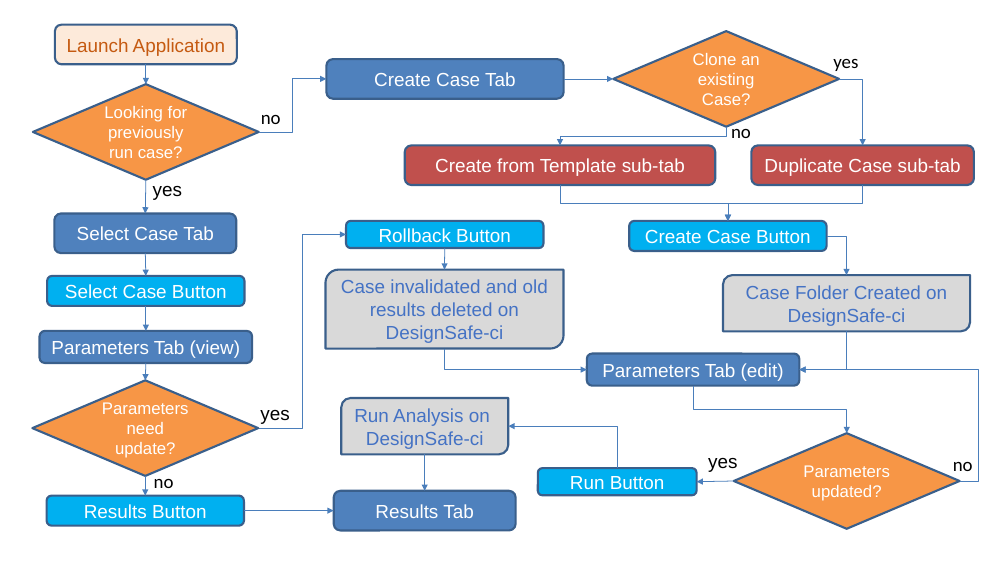
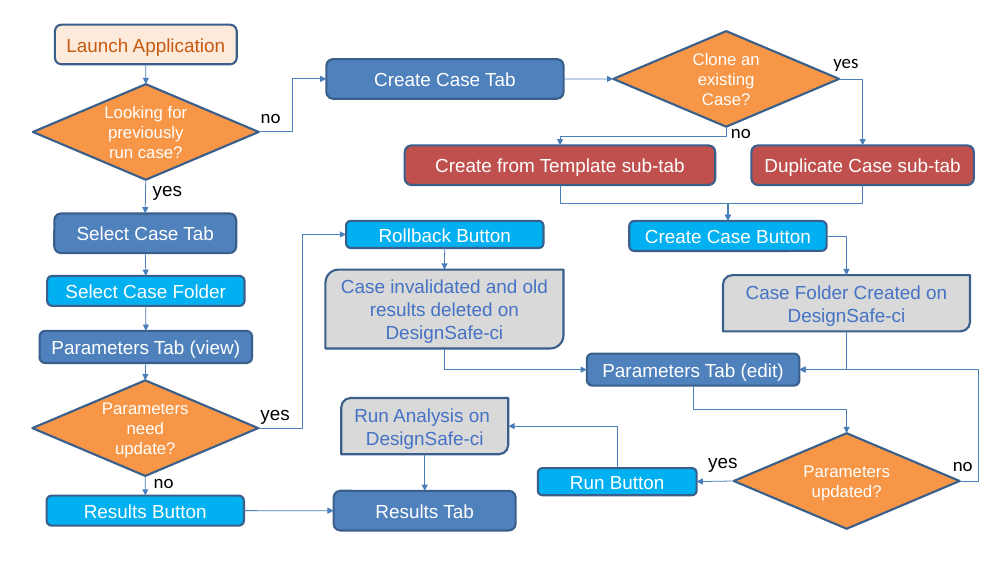
Before and after one commit to NHERI-SimCenter/CWE-Simulation-Tool, a slide deck: slide 5 of images/Overview/CWE Workflow diagrams.pptx. Drawn at 1008x567 pixels with LibreOffice and Linux fonts; fonts in the diff are those of the drawing. Boxes give left, top, right and bottom in pixels: in the first picture for what was removed or moved away, otherwise in the second. Text is boxed around its words. In the diff, an @@ line names an element or a change of style, - is before the commit and + after.

```diff
--- a/images/Overview/CWE Workflow diagrams.pptx
+++ b/images/Overview/CWE Workflow diagrams.pptx
@@ freeform shape added at [146,64,146,84], outline #4A7EBB 0.75 pt @@
@@ freeform shape added at [564,79,614,79], outline #4A7EBB 0.75 pt @@
@@ freeform shape added at [145,180,146,214], outline #4A7EBB 0.75 pt @@
@@ text in rounded rectangle at [65,284,227,299]: text changed @@
-Select Case Button
+Select Case Folder
@@ freeform shape added at [146,306,146,331], outline #4A7EBB 0.75 pt @@
@@ freeform shape added at [145,476,145,496], outline #4A7EBB 0.75 pt @@
@@ group removed at [145,64,613,510]: 6 arrows @@
@@ freeform shape added at [244,510,334,510], outline #4A7EBB 0.75 pt @@
```
Also in this commit, not shown: 7 other slides changed, 16 other files.
